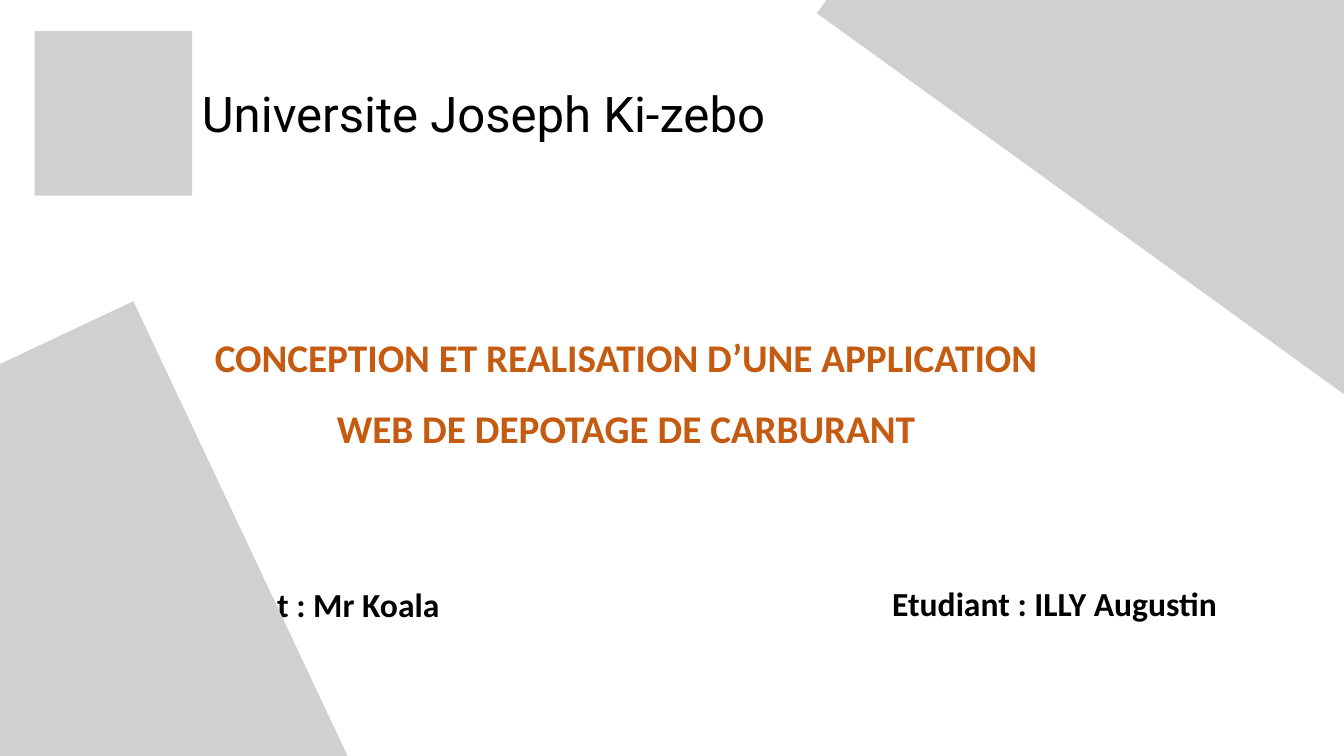
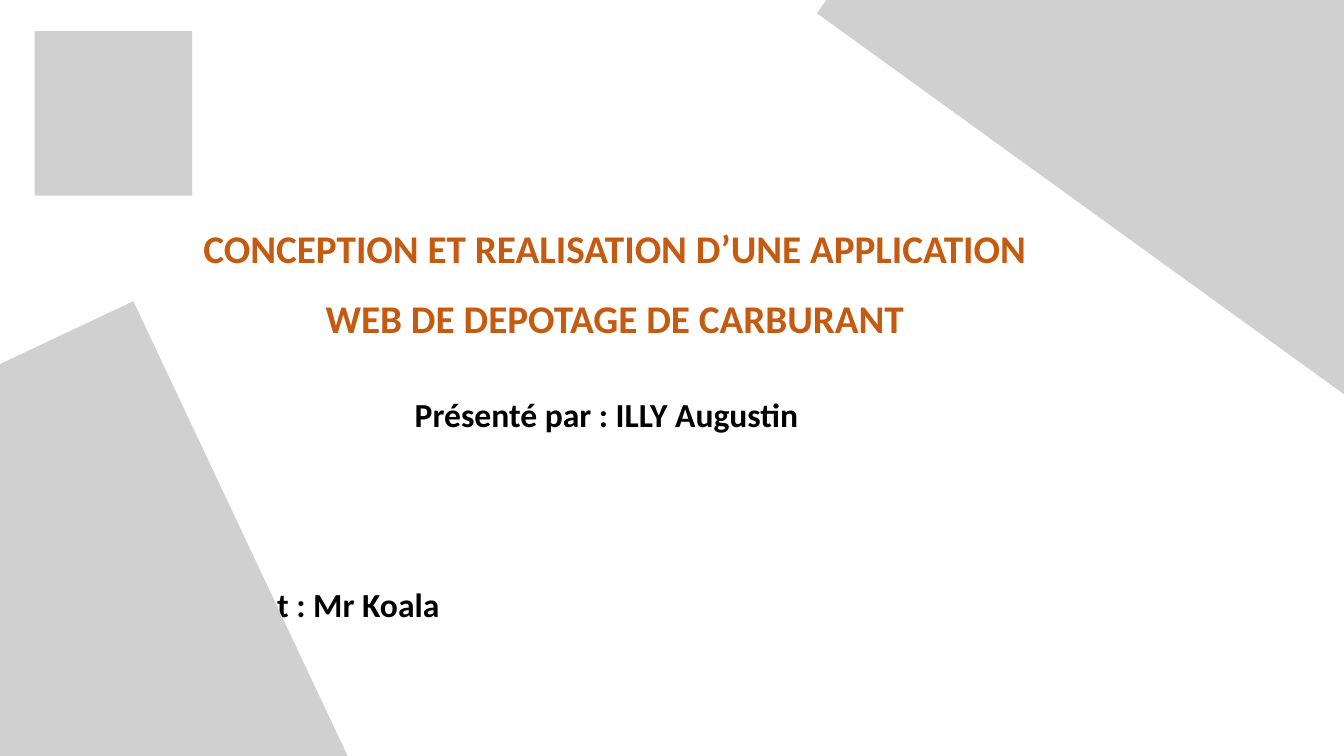
Before and after one commit to AUGUSTINILLY/Fichier, a slide deck: slide 1 of Soutenance.pptx. Drawn at 1344x756 pixels with LibreOffice and Linux fonts; fonts in the diff are those of the drawing; grey boxes stand for pictures. Boxes give left, top, right and bottom in pixels: in the first picture for what was removed or moved away, otherwise in the second. Text is boxed around its words. In the diff, an @@ line names an element or a change of style, - is before the commit and + after.

```diff
--- a/Soutenance.pptx
+++ b/Soutenance.pptx
@@ text removed at bbox=[202, 95, 765, 142] @@
-Universite Joseph Ki-zebo
@@ text "CONCEPTION ET REALISATION D’UNE APPLICATION ...": place and size @@
-text "CONCEPTION ET REALISATION D’UNE APPLICATION ..." at bbox=[215, 343, 1037, 444]
+text "CONCEPTION ET REALISATION D’UNE APPLICATION ..." at bbox=[203, 234, 1026, 334]
@@ text at bbox=[415, 403, 798, 433]: text changed @@
-Etudiant : ILLY Augustin
+Présenté par : ILLY Augustin
```
Also in this commit, not shown: 1 other file.
